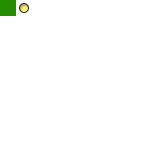
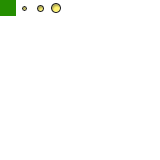
Layer changes from the first 160px x 160px image to the second:
added group "0,4" with 2 layers above "0,3" over 51, 3, 61, 13
added layer "Ellipse 1" (1st of 3, in "0,4") in group "0,4" over 52, 4, 60, 12
added group "0,3" with 2 layers above "0,2" over 37, 5, 44, 12
added layer "Ellipse 1" (2nd of 3, in "0,3") in group "0,3" over 38, 6, 43, 11
painted on "Ellipse 1" (3rd of 3, in "0,2") over 20, 4, 28, 12
